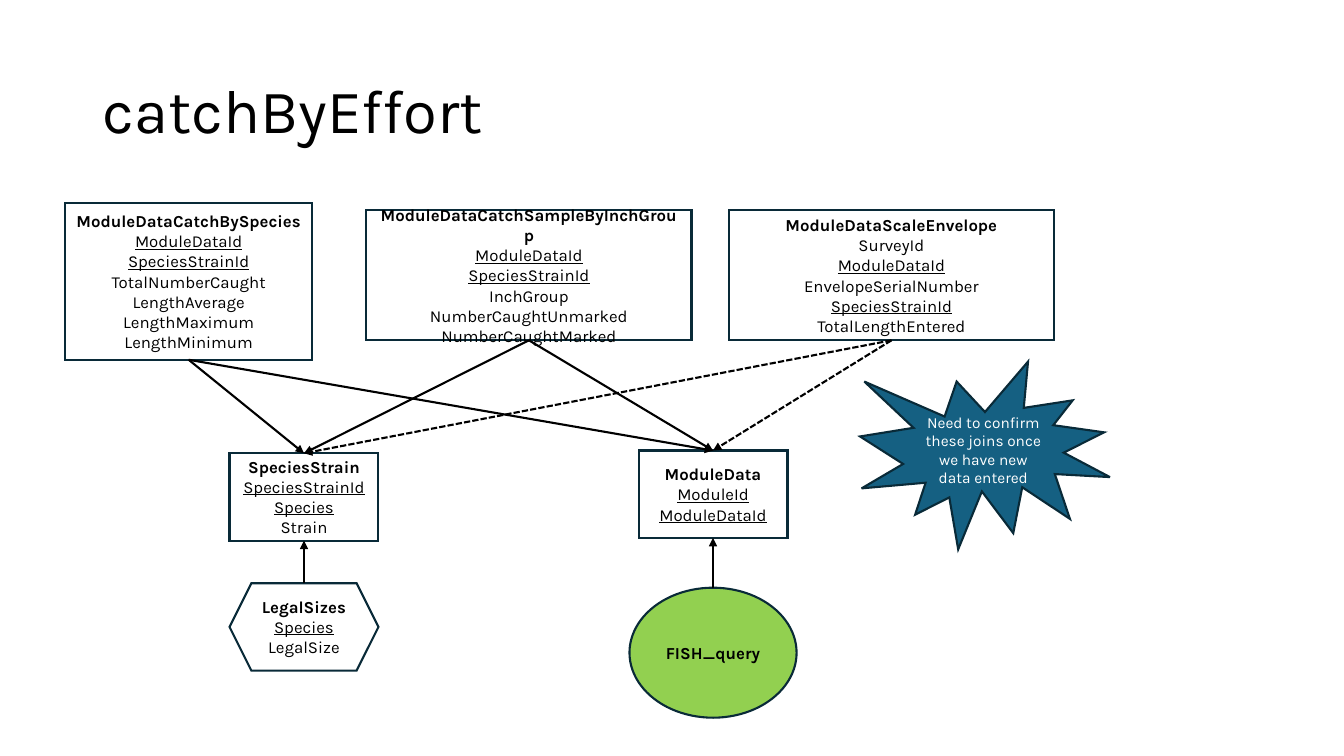
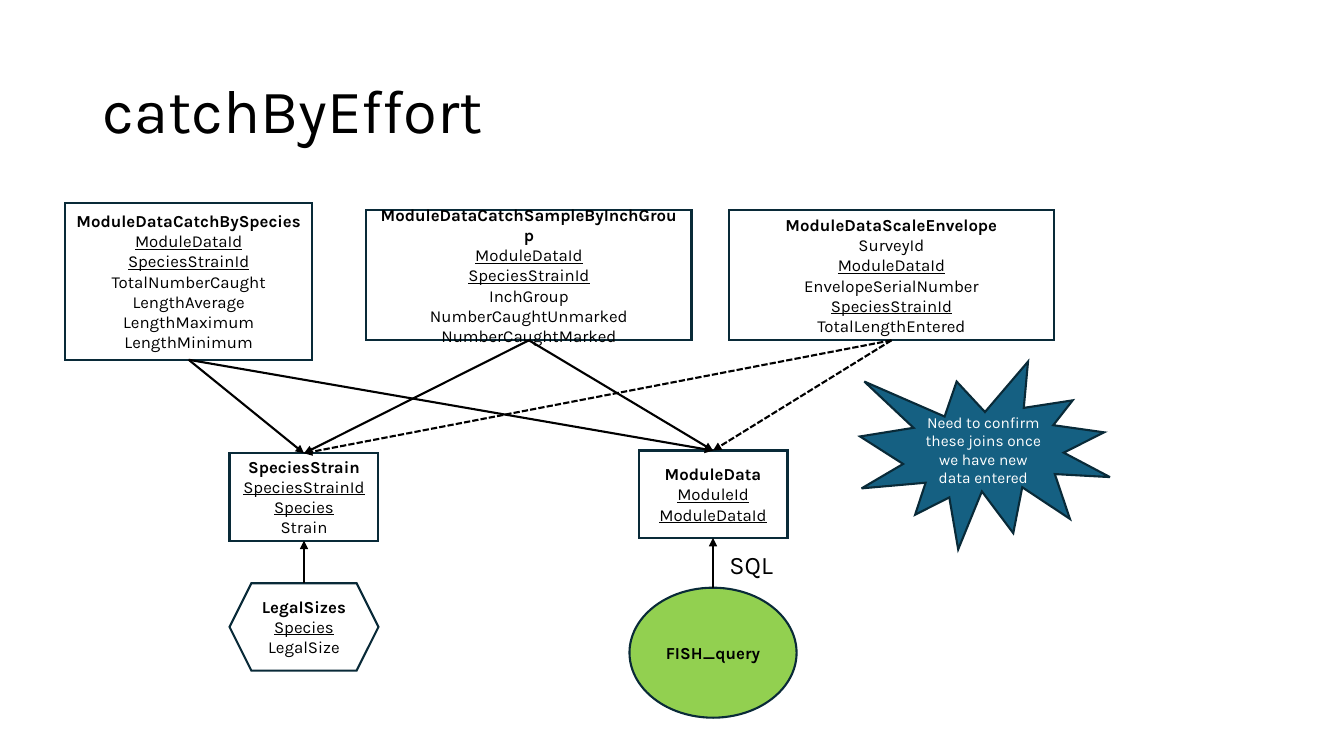
Before and after one commit to DNRFISH/MFA, a slide deck: slide 3 of dev/MFA_table_joins.pptx. Drawn at 1344x756 pixels with LibreOffice and Linux fonts; fonts in the diff are those of the drawing. Boxes give left, top, right and bottom in pixels: in the first picture for what was removed or moved away, otherwise in the second. Text is boxed around its words. In the diff, an @@ line names an element or a change of style, - is before the commit and + after.

```diff
--- a/dev/MFA_table_joins.pptx
+++ b/dev/MFA_table_joins.pptx
@@ text added at (x1=729, y1=558, x2=772, y2=579), 18 pt, text #000000 @@
+SQL
```
Also in this commit, not shown: 1 other slide changed.
